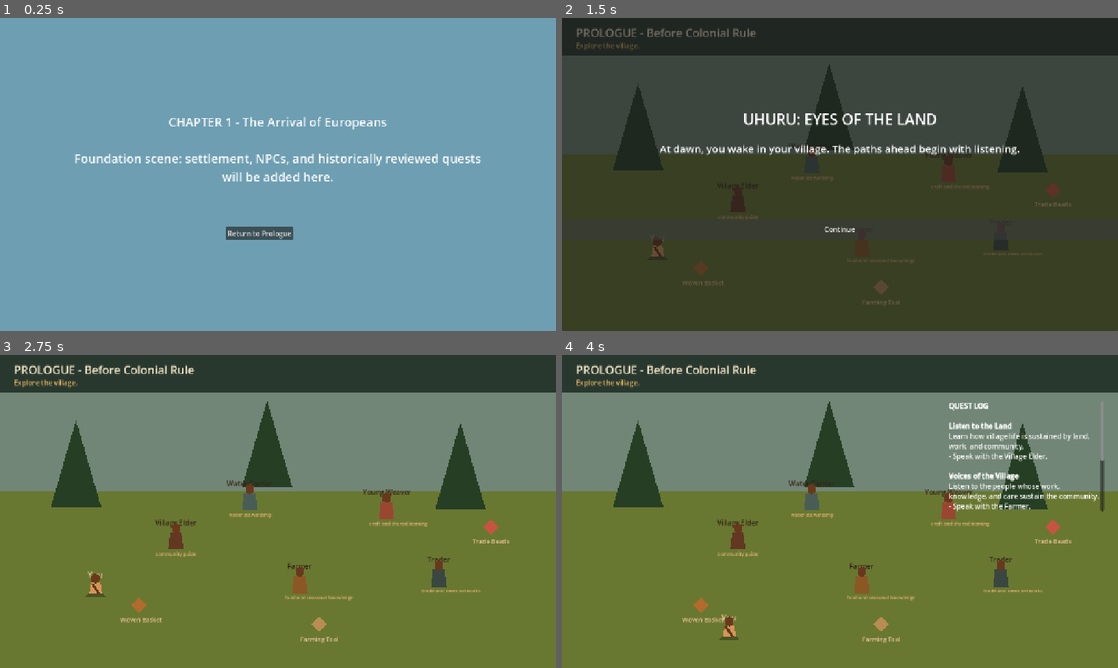
Above: before the commit, frames 1-4 (two rows, left to right).
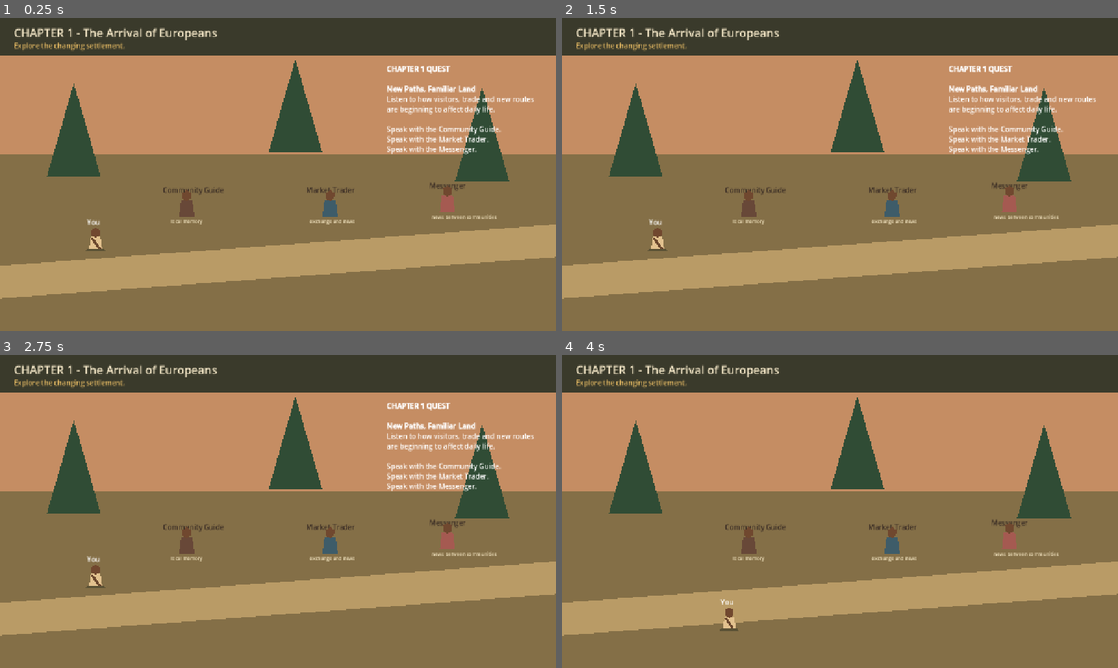
Above: after the commit, the same moments.

Repository: Ivula-Technologies/Uhuru
Game: Godot game, scene res://scenes/world/ChapterOneSettlement.tscn
The game is run twice, just before and just after one commit, with the same random seed, the same clock (stepped at 60 frames per second) and the same inputs. This scene is started directly instead of the project's main scene.
Inputs (mouse positions are in pixels of both pictures, inside the frame that each line leads up to):
- Up to frame 1 (0.25 s): no input
- Up to frame 2 (1.5 s): click (823, 233) at 0.5 s, where only the run before the commit has a clickable "Return to Prologue"; click (840, 230) at 1.25 s, where only the run before the commit has a clickable "Continue"
- Up to frame 3 (2.75 s): click (278, 567) at 2 s, where only the run before the commit has a clickable "Continue"
- Up to frame 4 (4 s): tap Enter at 2.75 s; hold D (move_right) 2.78-3.53 s; tap E (interact) at 2.85 s; tap J (journal) at 3.05, 3.6 s; hold S (move_down) from 3.53 s (still down); tap Q (quest_log) at 3.8 s

The runs differ from the first frame. In frame 1, 100% of the frame differs, in the area x 0-100%, y 0-100%; in frame 2, 97%; in frame 3, 87%; in frame 4, 87%.

Commit message:
Build Chapter 1 arrival settlement slice

Diff:
--- /dev/null
+++ b/data/quests/chapter_1_arrival.json
@@ -0,0 +1,12 @@
+{
+  "quests": {
+    "chapter1_listen_to_changes": {
+      "title": "New Paths, Familiar Land",
+      "narrative_goal": "Listen to how visitors, trade and new routes are beginning to affect daily life.",
+      "historical_context": "European explorers, missionaries and railway construction entered Kenyan communities at different times and in different ways. This prototype introduces change through local observation rather than treating it as inevitable progress.",
+      "objectives": ["Speak with the Community Guide.", "Speak with the Market Trader.", "Speak with the Messenger."],
+      "required_npcs": ["chapter1_guide", "chapter1_trader", "chapter1_messenger"],
+      "journal_entry": "Chapter 1 - First Encounters: Newcomers and new routes could bring unfamiliar goods, beliefs and demands. Communities interpreted and responded to these changes from their own perspectives."
+    }
+  }
+}
--- a/scripts/quests/quest_manager.gd
+++ b/scripts/quests/quest_manager.gd
@@ -9,13 +9,17 @@
 	_load_quests()
 
 func _load_quests() -> void:
-	var file := FileAccess.open(QUEST_DATA_PATH, FileAccess.READ)
+	load_quest_pack(QUEST_DATA_PATH)
+
+func load_quest_pack(path: String) -> void:
+	var file := FileAccess.open(path, FileAccess.READ)
 	if file == null:
-		push_warning("Quest data was not found: " + QUEST_DATA_PATH)
+		push_warning("Quest data was not found: " + path)
 		return
 	var parsed = JSON.parse_string(file.get_as_text())
 	if parsed is Dictionary:
-		quests = parsed.get("quests", {})
+		for quest_id in parsed.get("quests", {}):
+			quests[quest_id] = parsed["quests"][quest_id]
 
 func get_quest(quest_id: String) -> Dictionary:
 	return quests.get(quest_id, {})
--- a/scripts/world/chapter_one_settlement.gd
+++ b/scripts/world/chapter_one_settlement.gd
@@ -1,21 +1,173 @@
 extends Node2D
 
+const NPC_SCRIPT := preload("res://scripts/npc/village_npc.gd")
+
+var player: CharacterBody2D
+var dialogue: DialoguePanel
+var prompt: Label
+var quest_panel: RichTextLabel
+var completion_panel: PanelContainer
+var dialogue_open := false
+
 func _ready() -> void:
-	var background := ColorRect.new()
-	background.color = Color("6e9eb2")
-	background.position = Vector2(-100, -100)
-	background.size = Vector2(1480, 900)
-	add_child(background)
+	QuestManager.load_quest_pack("res://data/quests/chapter_1_arrival.json")
+	_build_environment()
+	_build_player()
+	_spawn_npcs()
+	_build_hud()
+	_build_dialogue()
+	QuestManager.quest_completed.connect(_on_quest_completed)
+	_refresh_quest_log()
+
+func _build_environment() -> void:
+	var sky := ColorRect.new()
+	sky.color = Color("c58d63")
+	sky.position = Vector2(-100, -100)
+	sky.size = Vector2(1480, 900)
+	add_child(sky)
+	var ground := ColorRect.new()
+	ground.color = Color("846f47")
+	ground.position = Vector2(-100, 315)
+	ground.size = Vector2(1480, 505)
+	add_child(ground)
+	for point in [Vector2(170, 235), Vector2(680, 180), Vector2(1110, 245)]:
+		var tree := Polygon2D.new()
+		tree.polygon = PackedVector2Array([point + Vector2(-62, 130), point + Vector2(0, -85), point + Vector2(62, 130)])
+		tree.color = Color("304c35")
+		add_child(tree)
+	var road := Polygon2D.new()
+	road.polygon = PackedVector2Array([Vector2(0, 570), Vector2(1280, 475), Vector2(1280, 550), Vector2(0, 645)])
+	road.color = Color("b99b66")
+	add_child(road)
+
+func _build_player() -> void:
+	player = preload("res://scenes/player/Player.tscn").instantiate()
+	player.position = Vector2(220, 510)
+	var label := Label.new()
+	label.text = "You"
+	label.position = Vector2(-20, -52)
+	label.add_theme_font_size_override("font_size", 16)
+	player.add_child(label)
+	add_child(player)
+
+func _spawn_npcs() -> void:
+	var profiles: Array[Dictionary] = [
+		{"id":"chapter1_guide", "display_name":"Community Guide", "contribution":"local memory", "color":"684838", "position":[430, 430], "dialogue":{"text":"We have heard of visitors asking about routes and land. Before we answer anyone, we must understand what their presence may mean for our families and neighbours.", "choices":[{"id":"ask_changes", "text":"What changes have you noticed?", "response":"New questions can carry new expectations. We will watch carefully and decide together how to respond."}]}},
+		{"id":"chapter1_trader", "display_name":"Market Trader", "contribution":"exchange and news", "color":"3e5c69", "position":[760, 430], "dialogue":{"text":"More goods and stories are arriving along the paths. Exchange can be useful, but a price is not always written only in coins.", "choices":[{"id":"ask_trade", "text":"What has changed in trade?", "response":"People are comparing unfamiliar goods with the things they already make, grow and value."}]}},
+		{"id":"chapter1_messenger", "display_name":"Messenger", "contribution":"news between communities", "color":"a55a51", "position":[1030, 420], "dialogue":{"text":"I carry news between communities. Some speak of surveyors and far-off plans. We share information so no one has to face uncertainty alone.", "choices":[{"id":"ask_news", "text":"What news should we remember?", "response":"Listen widely, verify what you hear, and make room for every family to be part of the conversation."}]}}
+	]
+	for profile in profiles:
+		var npc: VillageNPC = NPC_SCRIPT.new()
+		npc.setup(profile)
+		var location: Array = profile.get("position", [0, 0])
+		npc.position = Vector2(location[0], location[1])
+		npc.interaction_requested.connect(_on_npc_interaction)
+		add_child(npc)
+
+func _build_hud() -> void:
+	var layer := CanvasLayer.new()
+	layer.layer = 5
+	add_child(layer)
+	var bar := ColorRect.new()
+	bar.color = Color("17251dcc")
+	bar.set_anchors_preset(Control.PRESET_TOP_WIDE)
+	bar.offset_bottom = 88.0
+	layer.add_child(bar)
 	var title := Label.new()
-	title.text = "CHAPTER 1 - The Arrival of Europeans\n\nFoundation scene: settlement, NPCs, and historically reviewed quests will be added here."
-	title.position = Vector2(150, 220)
-	title.size = Vector2(980, 220)
-	title.horizontal_alignment = HORIZONTAL_ALIGNMENT_CENTER
-	title.autowrap_mode = TextServer.AUTOWRAP_WORD_SMART
-	title.add_theme_font_size_override("font_size", 28)
-	add_child(title)
-	var back := Button.new()
-	back.text = "Return to Prologue"
-	back.position = Vector2(520, 480)
-	back.pressed.connect(func(): get_tree().change_scene_to_file("res://scenes/world/PrologueVillage.tscn"))
-	add_child(back)
+	title.text = "CHAPTER 1 - The Arrival of Europeans"
+	title.set_anchors_preset(Control.PRESET_TOP_LEFT)
+	title.offset_left = 32.0
+	title.offset_top = 16.0
+	title.add_theme_font_size_override("font_size", 26)
+	title.add_theme_color_override("font_color", Color("f4e7c7"))
+	layer.add_child(title)
+	prompt = Label.new()
+	prompt.set_anchors_preset(Control.PRESET_TOP_LEFT)
+	prompt.offset_left = 32.0
+	prompt.offset_top = 52.0
+	prompt.add_theme_color_override("font_color", Color("e7bb63"))
+	layer.add_child(prompt)
+	var help := Label.new()
+	help.text = "WASD / Arrows: move | Shift: run | E: listen | Q: quest log | Esc: title"
+	help.set_anchors_preset(Control.PRESET_BOTTOM_LEFT)
+	help.offset_left = 28.0
+	help.offset_bottom = -18.0
+	layer.add_child(help)
+	quest_panel = RichTextLabel.new()
+	quest_panel.bbcode_enabled = true
+	quest_panel.set_anchors_preset(Control.PRESET_TOP_RIGHT)
+	quest_panel.offset_left = -390.0
+	quest_panel.offset_right = -32.0
+	quest_panel.offset_top = 106.0
+	quest_panel.offset_bottom = 360.0
+	quest_panel.add_theme_font_size_override("normal_font_size", 16)
+	layer.add_child(quest_panel)
+	completion_panel = PanelContainer.new()
+	completion_panel.set_anchors_preset(Control.PRESET_CENTER)
+	completion_panel.offset_left = -310.0
+	completion_panel.offset_right = 310.0
+	completion_panel.offset_top = -180.0
+	completion_panel.offset_bottom = 180.0
+	completion_panel.visible = false
+	completion_panel.process_mode = Node.PROCESS_MODE_ALWAYS
+	layer.add_child(completion_panel)
+	var complete_box := VBoxContainer.new()
+	complete_box.alignment = BoxContainer.ALIGNMENT_CENTER
+	complete_box.add_theme_constant_override("separation", 18)
+	completion_panel.add_child(complete_box)
+	_add_label(complete_box, "CHAPTER 1 DEMO COMPLETE", 28, Color("e7bb63"))
+	_add_label(complete_box, "You listened to how a community notices and discusses change together. The full Chapter 1 will expand these encounters through historically reviewed quests.", 18, Color.WHITE)
+	var return_button := Button.new()
+	return_button.text = "Return to Title Screen"
+	return_button.custom_minimum_size = Vector2(280, 46)
+	return_button.pressed.connect(func(): get_tree().paused = false; get_tree().change_scene_to_file("res://scenes/menus/TitleScreen.tscn"))
+	complete_box.add_child(return_button)
+
+func _build_dialogue() -> void:
+	dialogue = DialoguePanel.new()
+	dialogue.dialogue_finished.connect(func(): dialogue_open = false; get_tree().paused = false; player.movement_enabled = true)
+	add_child(dialogue)
+
+func _process(_delta: float) -> void:
+	var nearby := _get_nearby_npc()
+	prompt.text = "[E] Listen to " + nearby.profile.get("display_name", "villager") if nearby else "Explore the changing settlement."
+	if nearby and not dialogue_open and Input.is_action_just_pressed("interact"):
+		nearby.interact()
+	if Input.is_action_just_pressed("quest_log"):
+		quest_panel.visible = not quest_panel.visible
+	if Input.is_key_pressed(KEY_ESCAPE) and not dialogue_open:
+		get_tree().change_scene_to_file("res://scenes/menus/TitleScreen.tscn")
+
+func _get_nearby_npc() -> VillageNPC:
+	for node in get_tree().get_nodes_in_group("village_npc"):
+		var npc := node as VillageNPC
+		if npc and npc.player_near:
+			return npc
+	return null
+
+func _on_npc_interaction(npc: VillageNPC) -> void:
+	dialogue_open = true
+	player.movement_enabled = false
+	get_tree().paused = true
+	var line: Dictionary = npc.profile.get("dialogue", {})
+	dialogue.show_line(npc.profile.get("display_name", "Villager") + " - " + npc.profile.get("contribution", ""), line.get("text", ""), line.get("choices", []), Color(npc.profile.get("color", "684838")))
+	QuestManager.evaluate_npc_visit(npc.npc_id)
+
+func _on_quest_completed(quest_id: String) -> void:
+	if quest_id == "chapter1_listen_to_changes":
+		completion_panel.visible = true
+		get_tree().paused = true
+	_refresh_quest_log()
+
+func _refresh_quest_log() -> void:
+	var quest := QuestManager.get_quest("chapter1_listen_to_changes")
+	quest_panel.text = "[b]CHAPTER 1 QUEST[/b]\n\n[b]" + quest.get("title", "") + "[/b]\n" + quest.get("narrative_goal", "") + "\n\n" + "\n".join(quest.get("objectives", []))
+
+func _add_label(parent: Control, text_value: String, font_size: int, color: Color) -> void:
+	var label := Label.new()
+	label.text = text_value
+	label.horizontal_alignment = HORIZONTAL_ALIGNMENT_CENTER
+	label.autowrap_mode = TextServer.AUTOWRAP_WORD_SMART
+	label.add_theme_font_size_override("font_size", font_size)
+	label.add_theme_color_override("font_color", color)
+	parent.add_child(label)
Not shown, changed: README.md
Not shown, changed: docs/PROLOGUE_VERTICAL_SLICE.md
Not shown, changed: tests/validate_content.py
